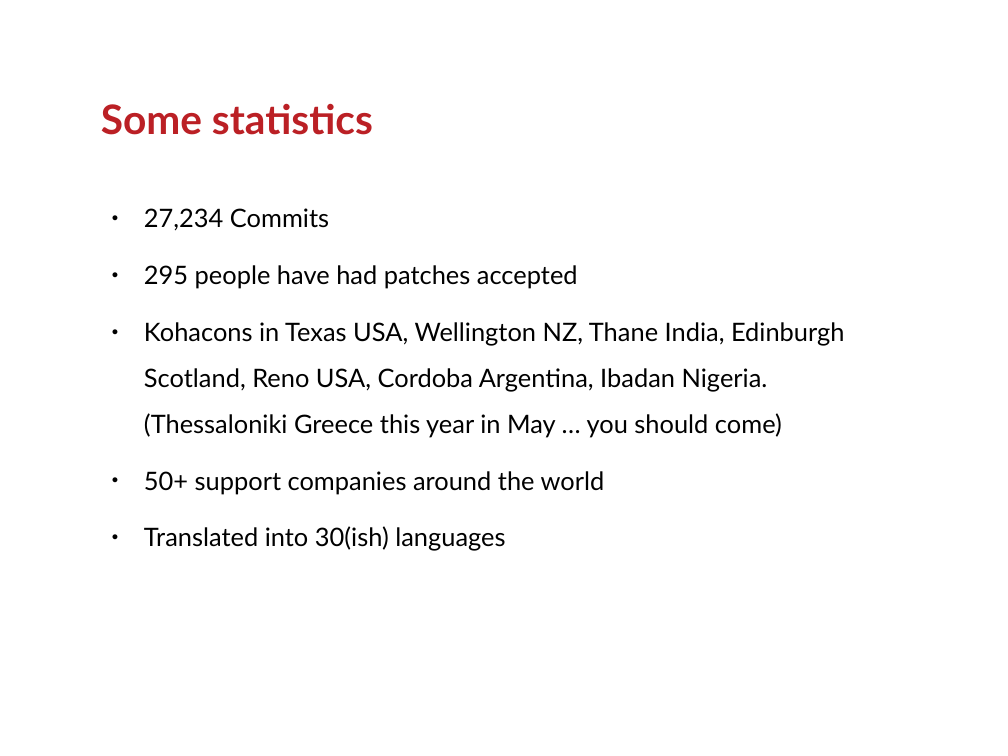
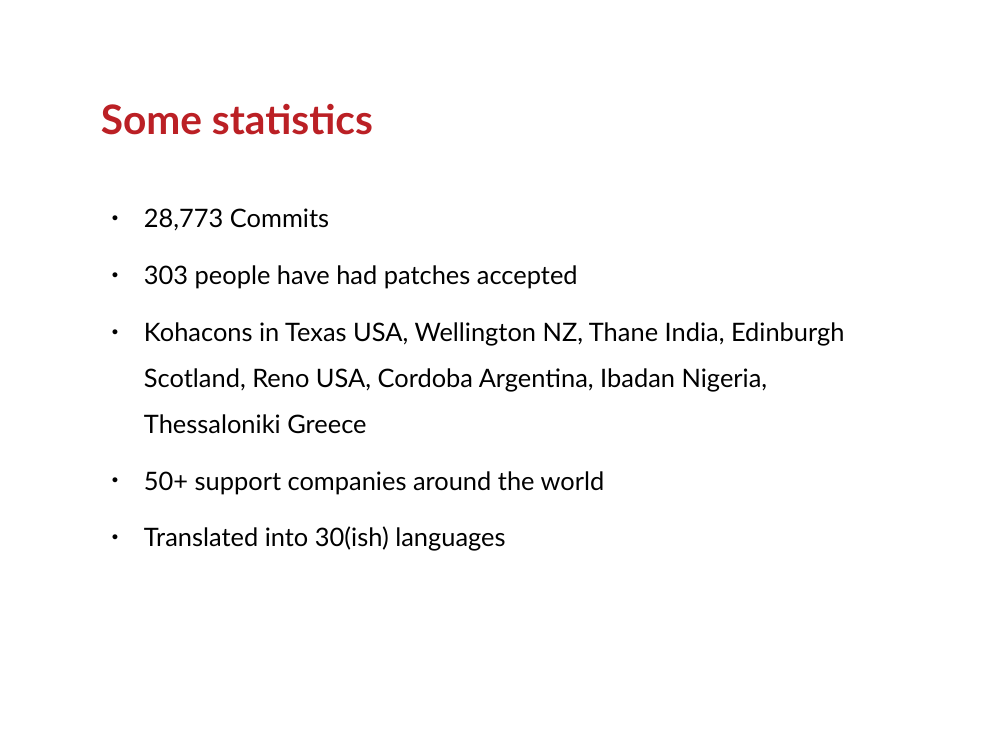
Before and after one commit to ranginui/presentation, a slide deck: slide 5 of iitp_2016/he_aha_te_mea_nui.odp. Drawn at 1008x756 pixels with LibreOffice and Linux fonts; fonts in the diff are those of the drawing; background and template pictures are left out. Boxes give left, top, right and bottom in pixels: in the first picture for what was removed or moved away, otherwise in the second. Text is boxed around its words. In the diff, an @@ line names an element or a change of style, - is before the commit and + after.

```diff
--- a/iitp_2016/he_aha_te_mea_nui.odp
+++ b/iitp_2016/he_aha_te_mea_nui.odp
@@ text at [144, 208, 844, 434]: text changed @@
-● 27,234 Commits
-● 295 people have had patches accepted
-● Kohacons in Texas USA, Wellington NZ, Thane India, Edinburgh Scotland, Reno USA, Cordoba Argentina, Ibadan Nigeria. (Thessaloniki Greece this year in May … you should come)
+● 28,773 Commits
+● 303 people have had patches accepted
+● Kohacons in Texas USA, Wellington NZ, Thane India, Edinburgh Scotland, Reno USA, Cordoba Argentina, Ibadan Nigeria, Thessaloniki Greece
```
Also in this commit, not shown: 1 other slide changed, 1 slide added, 1 slide removed, 1 other file.
